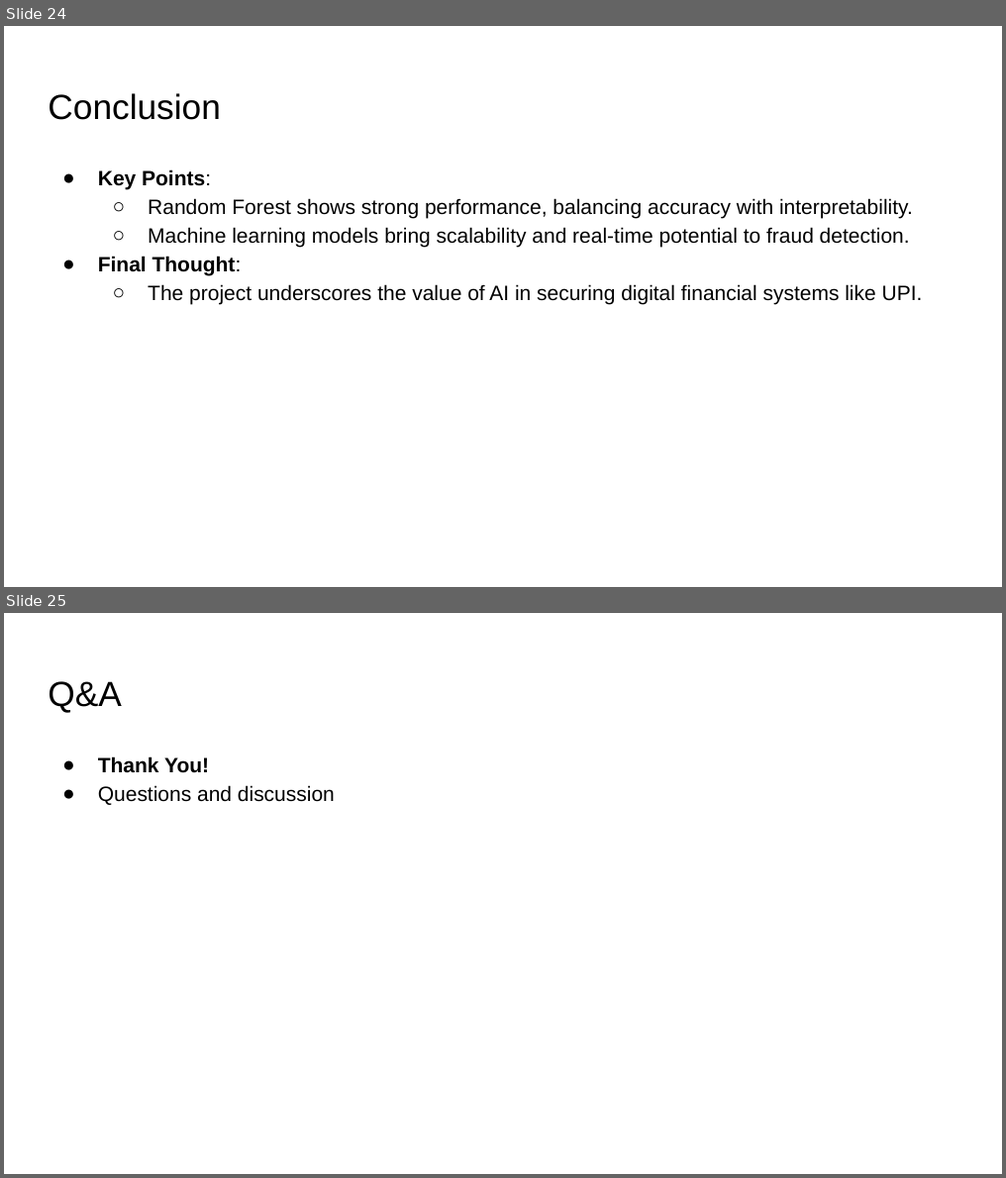
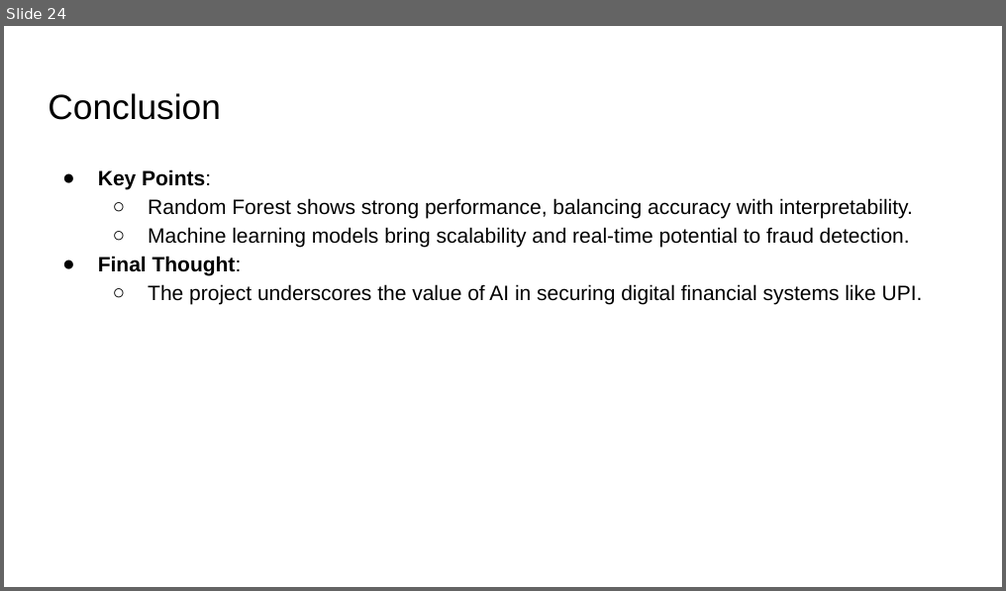
Before and after one commit to pansariabhijay-source/UPI-FD, a slide deck: Documents/UPI FRAUD DETECTION USING MACHINE LEARNING.pptx. Shown one above the other, each under a label of ours: slides 24 and 25 before the commit, slide 24 after it. The pictures are 1006x1178 and 1006x591 pixels, drawn with LibreOffice and Linux fonts; fonts in the diff are those of the drawing. Boxes give left, top, right and bottom in pixels: in the first picture for what was removed or moved away, otherwise in the second. Text is boxed around its words. In the diff, an @@ line names an element or a change of style, - is before the commit and + after.

```diff
--- a/Documents/UPI FRAUD DETECTION USING MACHINE LEARNING.pptx
+++ b/Documents/UPI FRAUD DETECTION USING MACHINE LEARNING.pptx
@@ slide 25 removed at box(4, 613, 1002, 1174), background #FFFFFF @@
@@ title removed at box(48, 681, 121, 712) @@
-Q&A
@@ text removed at box(98, 757, 335, 805) @@
-● Thank You!
-● Questions and discussion
```
Also in this commit, not shown: 1 slide changed.
